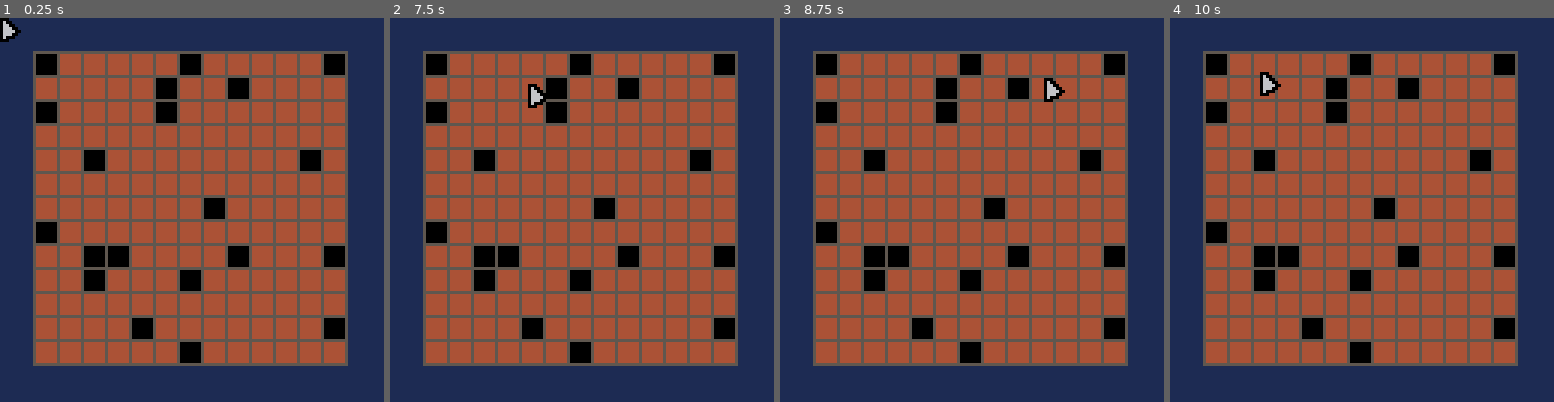
Above: before the commit, frames 1-4 (left to right).
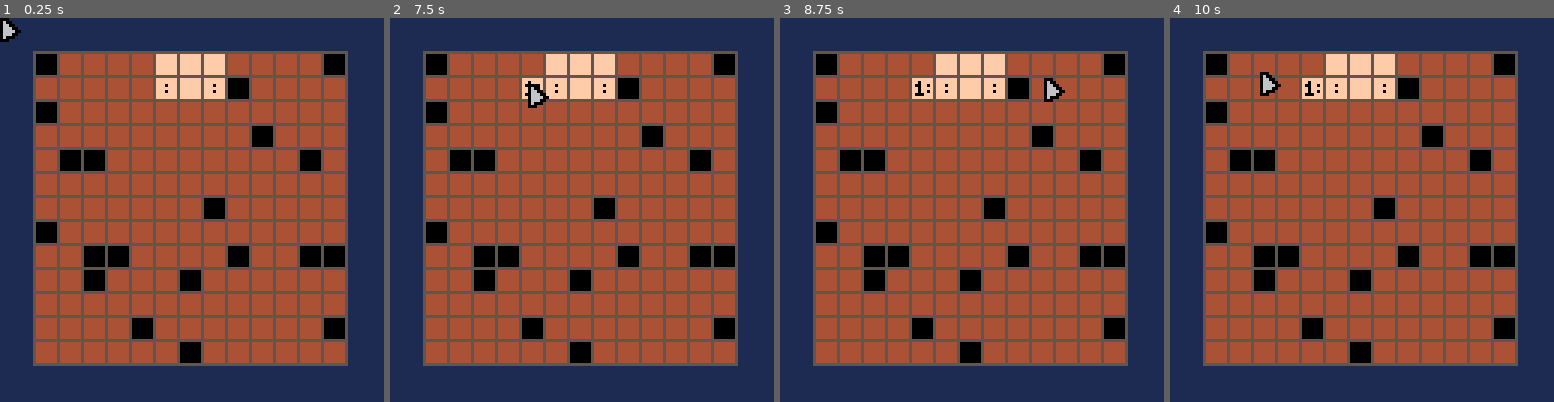
Above: after the commit, the same moments.

Repository: zommerfelds/ldjam57-p8sweeper
Game: PICO-8 cartridge p8sweeper.p8
Same seed, same stepped clock (60 frames per second), same inputs: the game is played once before the commit and once after it.
Inputs (mouse positions are in pixels of both pictures, inside the frame that each line leads up to):
- Up to frame 1 (0.25 s): no input
- Up to frame 2 (7.5 s): click (670, 121) at 0.67 s; click (436, 267) at 1.22 s; click (497, 114) at 1.77 s; click (562, 259) at 2.32 s; click (624, 106) at 2.87 s; click (685, 256) at 3.42 s; click (451, 102) at 3.97 s; click (512, 248) at 4.52 s; click (574, 94) at 5.07 s; click (639, 244) at 5.62 s; click (701, 90) at 6.17 s; click (466, 236) at 6.72 s; click (528, 83) at 7.27 s
- Up to frame 3 (8.75 s): click (979, 229) at 7.82 s; click (1044, 79) at 8.37 s
- Up to frame 4 (10 s): click (1496, 225) at 8.92 s; click (1258, 71) at 9.47 s

The runs differ from the first frame. In frame 1, 3.0% of the frame differs, in the area x 15-84%, y 9-65%; in frame 2, 3.1%; in frame 3, 3.3%; in frame 4, 3.3%.

Commit message:
Game is solvable (albeit with luck)

Diff:
--- a/game.lua
+++ b/game.lua
@@ -125,6 +125,10 @@
       line(x, GRID_OFFSET_Y, x, GRID_OFFSET_Y + CELL_HEIGHT * GRID_HEIGHT, 5) -- vertical lines
       line(GRID_OFFSET_X, y, GRID_OFFSET_X + CELL_WIDTH * GRID_WIDTH, y, 5) -- horizontal lines
       if i <= GRID_WIDTH and j <= GRID_HEIGHT then
+        --if path[i][j] then
+        --  rectfill(x, y, x + CELL_WIDTH, y + CELL_HEIGHT, 6)
+        --end
+
         if grid[i][j] == SOLID_FIELD then
           spr(17, x + 1, y + 1)
         else
--- a/generator.lua
+++ b/generator.lua
@@ -9,18 +9,20 @@
 SOLID_FIELD = 1
 MINE_FIELD = 2
 
--- Initialize the grid
 grid = {}
 visibility = {}
 flags = {}
+path = {}
 for i = 1, GRID_WIDTH do
     grid[i] = {}
     visibility[i] = {}
     flags[i] = {}
+    path[i] = {}
     for j = 1, GRID_HEIGHT do
         grid[i][j] = EMPTY_FIELD -- Default all fields to empty
         visibility[i][j] = false -- Default all fields to covered
         flags[i][j] = false -- Default all fields to unflagged
+        path[i][j] = false -- Default all fields to not in path
     end
 end
 
@@ -29,8 +31,25 @@
 
 function is_in_start_area(x, y)
     return (x >= start_x - 1 and x <= start_x + 1)
-            and (y >= start_y and y <= start_y + 2)
+            and (y >= start_y and y <= start_y + 1)
 end
+
+function find_random_path(grid)
+    local x, y = start_x, start_y
+    path[x][y] = true
+    while y < GRID_HEIGHT do
+        local moves = {}
+        if x > 1 then add(moves, { x - 1, y }) end -- Left
+        if x < GRID_WIDTH then add(moves, { x + 1, y }) end -- Right
+        if y < GRID_HEIGHT then add(moves, { x, y + 1 }) end -- Down
+
+        local next_move = moves[flr(rnd(#moves)) + 1]
+        x, y = next_move[1], next_move[2]
+        path[x][y] = true -- Mark the path
+    end
+end
+
+find_random_path(grid)
 
 function place_random_mines(grid, mine_count)
     for _ = 1, mine_count do
@@ -38,35 +57,36 @@
         repeat
             x = flr(rnd(GRID_WIDTH)) + 1
             y = flr(rnd(GRID_HEIGHT)) + 1
-        until grid[x][y] == EMPTY_FIELD and not is_in_start_area(x, y)
+        until grid[x][y] == EMPTY_FIELD and not path[x][y] and not is_in_start_area(x, y)
         grid[x][y] = MINE_FIELD
     end
 end
 
--- Place 10 random mines
-place_random_mines(grid, 50)
+place_random_mines(grid, 35)
 
--- Function to place random solid fields
 function place_random_solids(grid, solid_count)
     for _ = 1, solid_count do
         local x, y
         repeat
             x = flr(rnd(GRID_WIDTH)) + 1
             y = flr(rnd(GRID_HEIGHT)) + 1
-        until grid[x][y] == EMPTY_FIELD -- Ensure the field is empty
+        until grid[x][y] == EMPTY_FIELD and not path[x][y]
         grid[x][y] = SOLID_FIELD
     end
 end
 
--- Place 5 random solid fields
 place_random_solids(grid, 20)
 
--- Function to calculate neighboring mines
 function calculate_neighbors(grid)
     local neighbors = {}
     for i = 1, GRID_WIDTH do
         neighbors[i] = {}
         for j = 1, GRID_HEIGHT do
+            -- Maybe we should do this in a separate function...
+            if is_in_start_area(i, j) then
+                visibility[i][j] = true -- Uncover the start area
+            end
+
             local count = 0
             -- Check all adjacent cells
             for dx = -1, 1 do
@@ -91,5 +111,4 @@
     return neighbors
 end
 
--- Calculate neighbors for the current grid
 neighbor_counts = calculate_neighbors(grid)
